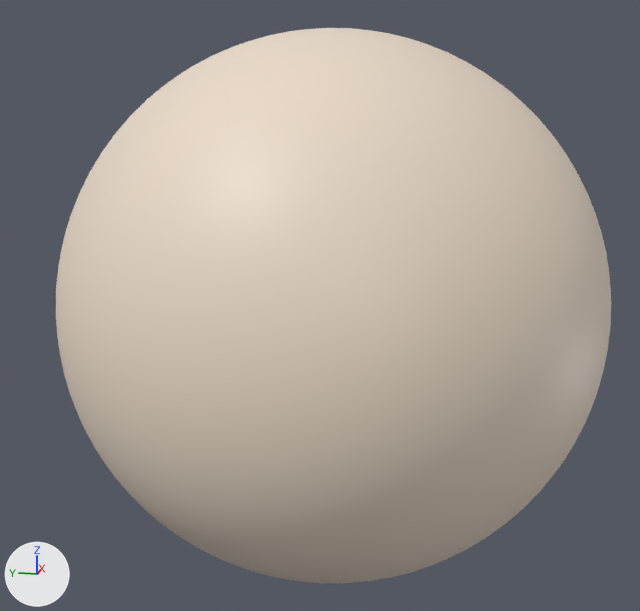
One commit to the glTF model models/avatar_generated.glb: the scene before it, then after it.
The view is the same before and after, from a camera (50 mm lens) standing at (-3.201, -0.593, 0.798) and looking at (0.0, 0.047, -0.002). Arrows for +X, +Y and +Z are at lower left; the lights stay in place. The picture after the commit comes second.

Objects in the first picture: 'AI_Avatar_Head'.
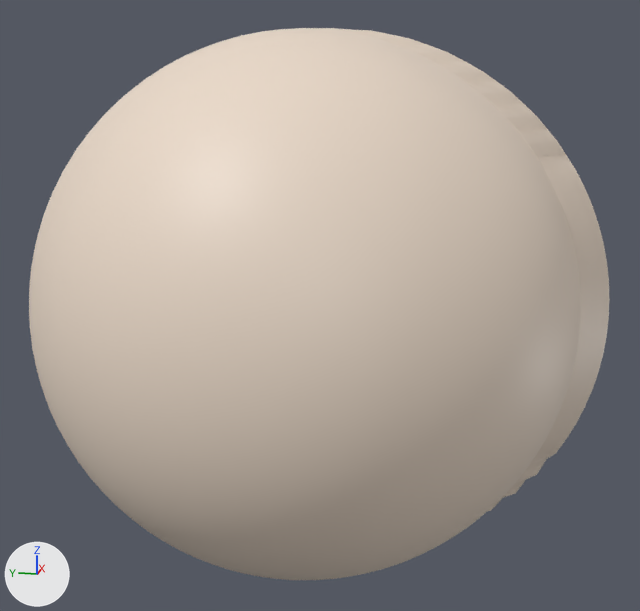
The newer file adds a shape key; the second version is drawn at full value of the shape key 'eyeBlinkLeft' of 'AI_Avatar_Head', and the change is written as the vertex moves it makes.

Patch to the scene script:
```diff
--- a/models/avatar_generated.glb.py
+++ b/models/avatar_generated.glb.py
@@ me_ai_avatar_head @@
 # used by ob_ai_avatar_head; location = (0.0, 0.0, 0.0)
-me_ai_avatar_head.from_pydata(...)  # 2562 vertices, 5120 faces; spans x -1.0..1.0, y -1.0..1.0, z -1.0..1.0
+me_ai_avatar_head.from_pydata(...)  # 2562 vertices, 5120 faces; spans x -1.0..1.0, y -1.0..1.1, z -1.0..1.0
+# me_ai_avatar_head part 1: all 1249 vertices in x -1.0..-0.04, y -1.0..1.0, z -1.0..1.0 are moved by (0.0, 0.1, 0.0)
 me_ai_avatar_head.materials.append(mat_defaultmaterial)
```

Where the change shows, as pixel boxes [x1, y1, x2, y2] in the pictures (640 x 611 px):
'AI_Avatar_Head', reshaped: before [56, 28, 611, 583]; after [29, 28, 610, 580]
